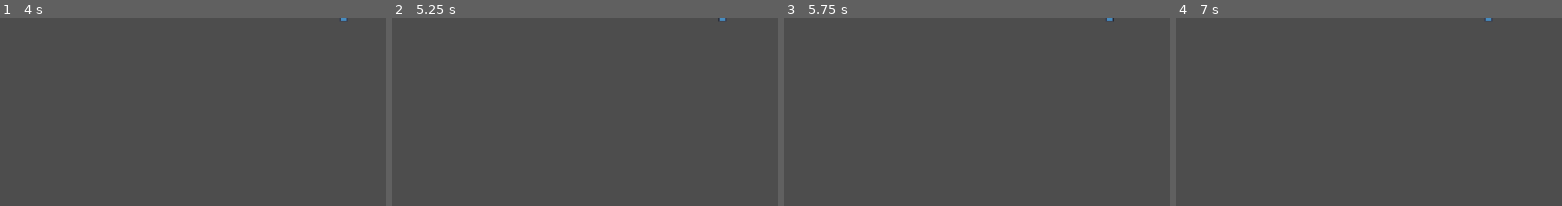
Above: before the commit, frames 1-4 (left to right).
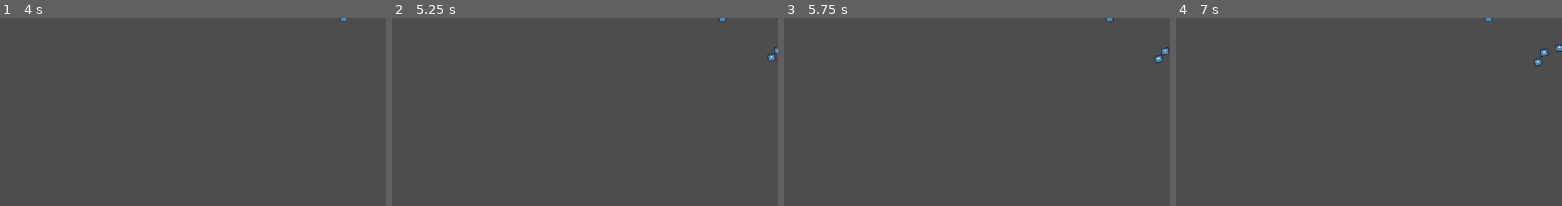
Above: after the commit, the same moments.

Repository: LastAeon77/JambandGame
Game: Godot game, scene res://scenes/space_level.tscn
Same seed, same stepped clock (60 frames per second), same inputs: the game is played once before the commit and once after it. The engine's default icon, where the game draws it, is replaced by a stand-in: a white triangle on a blue panel in a dark square.
Inputs:
- Up to frame 1 (4 s): tap Enter at 0.5 s; hold Right (ui_right) 0.53-1.28 s; tap L (test_asteroid) every 0.75 s from 0.6 to 3.6 s; hold Down (ui_down) 1.28-2.03 s; hold Right (ui_right) 2.03-2.78 s; hold Up (ui_up) 2.78-3.53 s; hold Left (ui_left) from 3.53 s (still down)
- Up to frame 2 (5.25 s): tap L (test_asteroid) at 4.35, 5.1 s; release Left (ui_left) at 5.03 s; hold Down (ui_down) from 5.03 s (still down)
- Up to frame 3 (5.75 s): keep holding Down (ui_down)
- Up to frame 4 (7 s): release Down (ui_down) at 5.78 s; hold Right (ui_right) 5.78-6.53 s; tap L (test_asteroid) at 5.85, 6.6 s; hold Up (ui_up) from 6.53 s (still down)
The pictures show only the part of the screen within x 50-100%, y 0-50%; the shares and areas given below are measured in that part.

Frame 1 is identical in both runs. In frame 2, less than 0.1% of the frame differs, in the area x 97-100%, y 0-24%; in frame 3, 0.1%; in frame 4, 0.2%, in the area x 92-100%, y 14-26%.

Commit message:
asteroid random generator complete

Diff:
--- a/asteroid.gd
+++ b/asteroid.gd
@@ -12,6 +12,7 @@
 # Called every frame. 'delta' is the elapsed time since the previous frame.
 func _process(delta):
 	position += movement_vector.rotated(rotation) * speed * delta
+	# TODO: Check if asteroid is too high or low and queue free it.
 
 func on_ready(rotate):
 	rotation = rotate
--- a/scenes/space_level.tscn
+++ b/scenes/space_level.tscn
@@ -10,7 +10,7 @@
 [node name="SpaceLevel" type="Node"]
 
 [node name="Asteroid_Generator" parent="." instance=ExtResource("1_m0rt1")]
-position = Vector2(1252, 2)
+position = Vector2(1246, -562)
 
 [node name="WorldBoundries" type="StaticBody2D" parent="."]
 
--- a/scripts/asteroid_generator.gd
+++ b/scripts/asteroid_generator.gd
@@ -16,23 +16,20 @@
 		var top_right = camera.position + (screen_size * Vector2(1/zoom.x,1/zoom.y)) / 2
 		var bottom_right = camera.position + (screen_size * Vector2(1/zoom.x,1/zoom.y)) / 2
 		bottom_right[1] = -bottom_right[1]
-		#var slope_to_top_right = (position.y-top_right[1])/(position.x-top_right[0])
-		#print(slope_to_top_right)
-		#var slope_to_bottom_right = (position.y-bottom_right[1])/(position.x-bottom_right[0])
-		#print(slope_to_bottom_right)
-		#var tandelta = abs((slope_to_bottom_right-slope_to_top_right)/(1+slope_to_top_right*slope_to_bottom_right))
-		#var angle = atan(tandelta)
 		var vector_to_top_right = top_right - position
 		var vector_to_bottom_right = bottom_right - position
 		vector_to_top_right = vector_to_top_right.normalized()
 		vector_to_bottom_right = vector_to_bottom_right.normalized()
+		var vector_backward = Vector2(-1,0)
+		vector_backward = vector_backward.normalized()
+		var starting_angle = acos(vector_backward.dot(vector_to_top_right))
 		var dot_product = vector_to_top_right.dot(vector_to_bottom_right)
 		var angle = acos(dot_product)
-		print(angle)
+		angle = angle
 		print(rad_to_deg(angle))
 		var temp = asteroid_block.instantiate()
 		add_child(temp)
 		temp.global_position = global_position
-
-		temp.rotation = angle / 2
+		print(starting_angle - randf_range(0,angle))
+		temp.rotation = starting_angle - randf_range(0,angle)
 	pass
